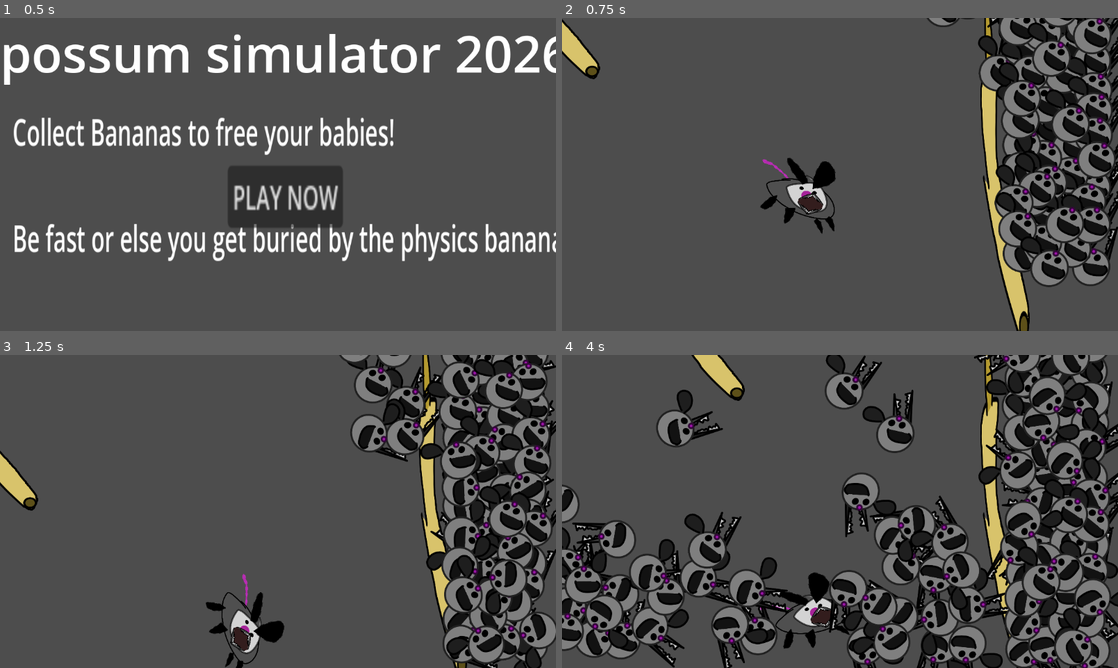
Above: before the commit, frames 1-4 (two rows, left to right).
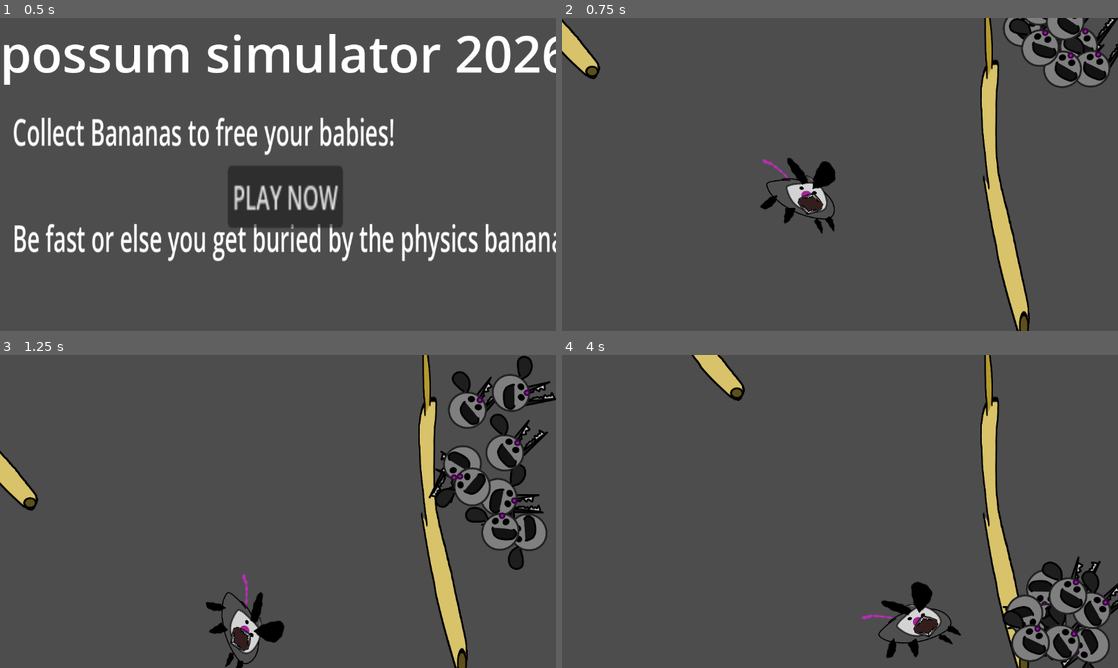
Above: after the commit, the same moments.

Repository: oohwooh/opossum-simulator-2026
Game: Godot game, scene res://mainmenu.tscn
Two runs of this game, one before a commit and one after it. Both use one fixed random seed, a clock stepped at 60 frames per second and the inputs below.
Inputs:
- Up to frame 1 (0.5 s): no input
- Up to frame 2 (0.75 s): click "PLAY NOW" at 0.5 s
- Up to frame 3 (1.25 s): no input
- Up to frame 4 (4 s): hold Right (ui_right) 1.28-2.03 s; hold Left (ui_left) 2.03-2.78 s; hold Right (ui_right) from 2.78 s (still down)

Frame 1 is identical in both runs. In frame 2, 16% of the frame differs, in the area x 65-100%, y 0-86%; in frame 3, 20%; in frame 4, 43%, in the area x 0-100%, y 0-100%.

Commit message:
reduce babies from 100 to 8

Diff:
--- a/main.tscn
+++ b/main.tscn
@@ -73,7 +73,7 @@
 script = ExtResource("6_272bh")
 baby_scene = ExtResource("6_7mycd")
 banana_scene = ExtResource("8_5vw27")
-n_babies = 100
+n_babies = 8
 spawn_shape = NodePath("CollisionShape2D")
 
 [node name="CollisionShape2D" type="CollisionShape2D" parent="Babies" unique_id=1632274805]
